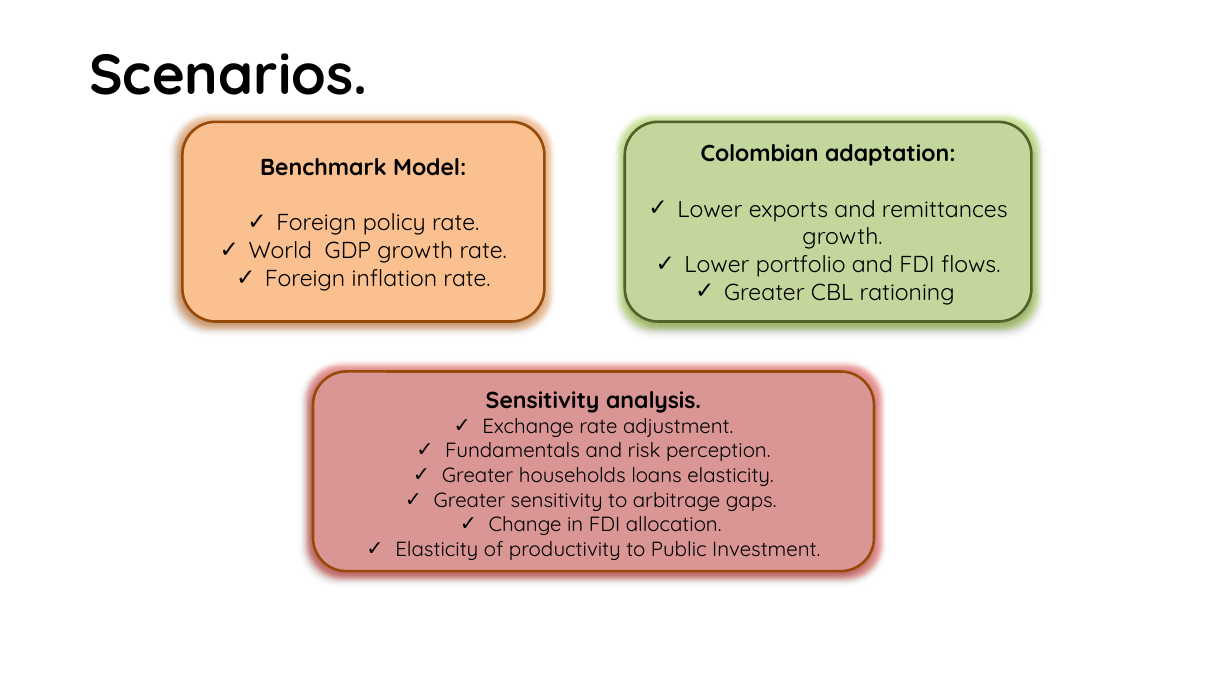
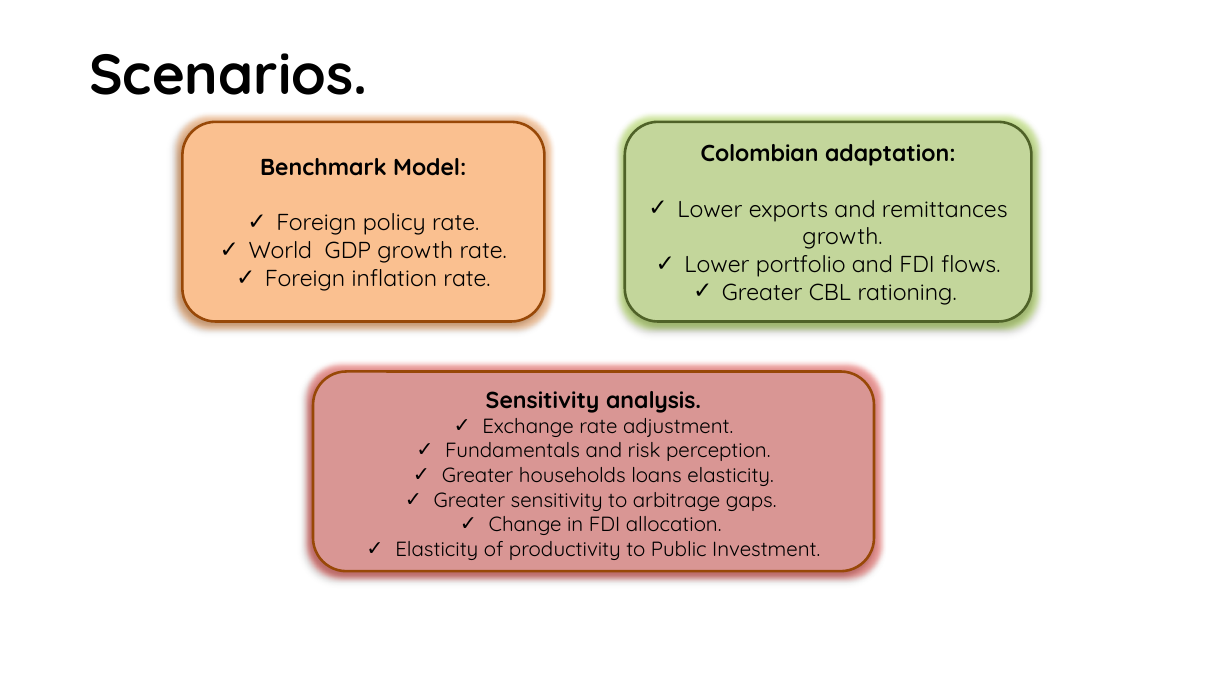
Before and after one commit to jhanandrade/AFD-Project, a slide deck: slide 13 of Documentos/Presentación 23 de Noviembre de 2020.pptx. Drawn at 1232x693 pixels with LibreOffice and Linux fonts; fonts in the diff are those of the drawing; background and template pictures are left out. Boxes give left, top, right and bottom in pixels: in the first picture for what was removed or moved away, otherwise in the second. Text is boxed around its words. In the diff, an @@ line names an element or a change of style, - is before the commit and + after.

```diff
--- a/Documentos/Presentación 23 de Noviembre de 2020.pptx
+++ b/Documentos/Presentación 23 de Noviembre de 2020.pptx
@@ text in rounded rectangle at (722, 276, 957, 305): text changed @@
-✓ Greater CBL rationing
+✓ Greater CBL rationing.
```
